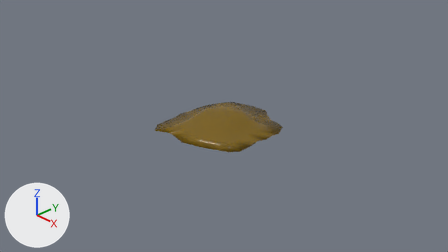
What one commit did to the Blender file Assets/Character/IckPuddle.blend.
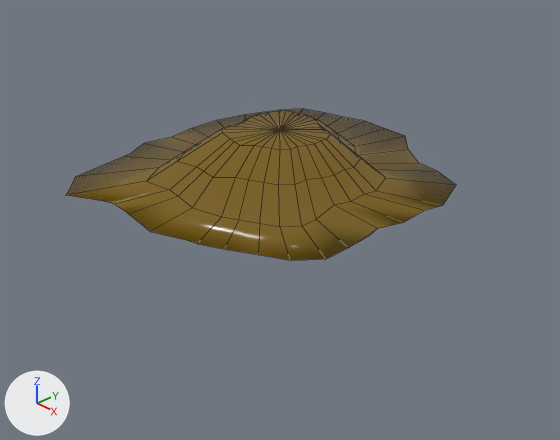
Old and new are each drawn from the file's camera 'Camera' and again close up on the part from 30% to 71% of the width and 26% to 84% of the height. Lighting does not change. The marker at lower left points along +X, +Y and +Z. The close-ups show mesh edges as thin lines.

The first close-up shows 'Ick1'.
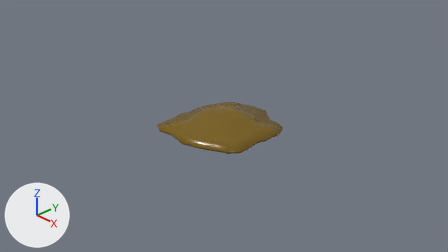
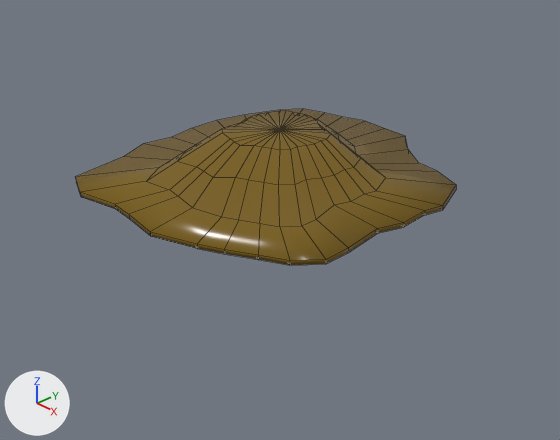
Pixel boxes [x1, y1, x2, y2] of what changed, in the close-ups (560 x 440 px):
'Ick1', reshaped: before [66, 109, 456, 260]; after [75, 109, 456, 265]
part 1 of me_circle, built on: before [66, 137, 378, 248]; after [75, 137, 456, 265]

Diff of the bpy script that builds the scene:
```diff
--- a/Assets/Character/IckPuddle.blend.py
+++ b/Assets/Character/IckPuddle.blend.py
@@ me_circle @@
 # used by ob_ick1; location = (0.0, 0.0, 0.0)
-me_circle.from_pydata(...)  # 138 vertices, 129 faces; spans x -0.89..0.94, y -1.07..0.98, z -0.03..0.19
+me_circle.from_pydata(...)  # 185 vertices, 199 faces; spans x -0.9..0.94, y -1.0..0.99, z -0.07..0.19
+# me_circle part 1
+# 10 vertices are removed from x -0.89..0.91, y -1.07..-0.13, z -0.03
+# 10 faces are deleted
+# 26 vertices are added at x -0.64..0.51, y -0.99..0.79, z -0.07..-0.03
+# 22 new vertices lie (-0.01, 0.01, -0.04) away from vertices in x -0.89..0.94, y -1.0..0.98, z -0.03
+# 9 new vertices lie (-0.01, 0.02, -0.04) away from vertices in x -0.83..0.82, y -0.96..0.95, z -0.03
+# 80 new faces join them
 me_circle.materials.append(mat_material_001)
```
